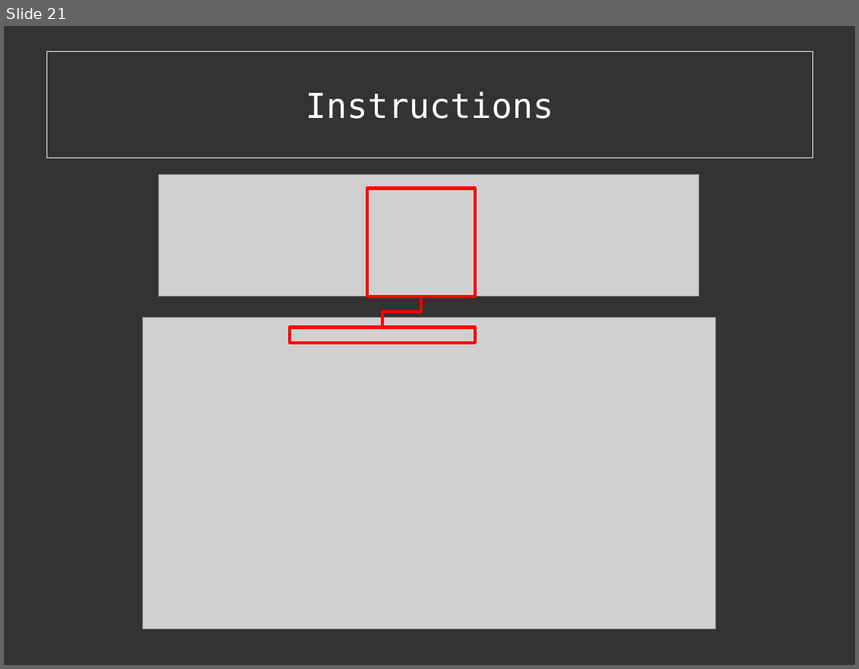
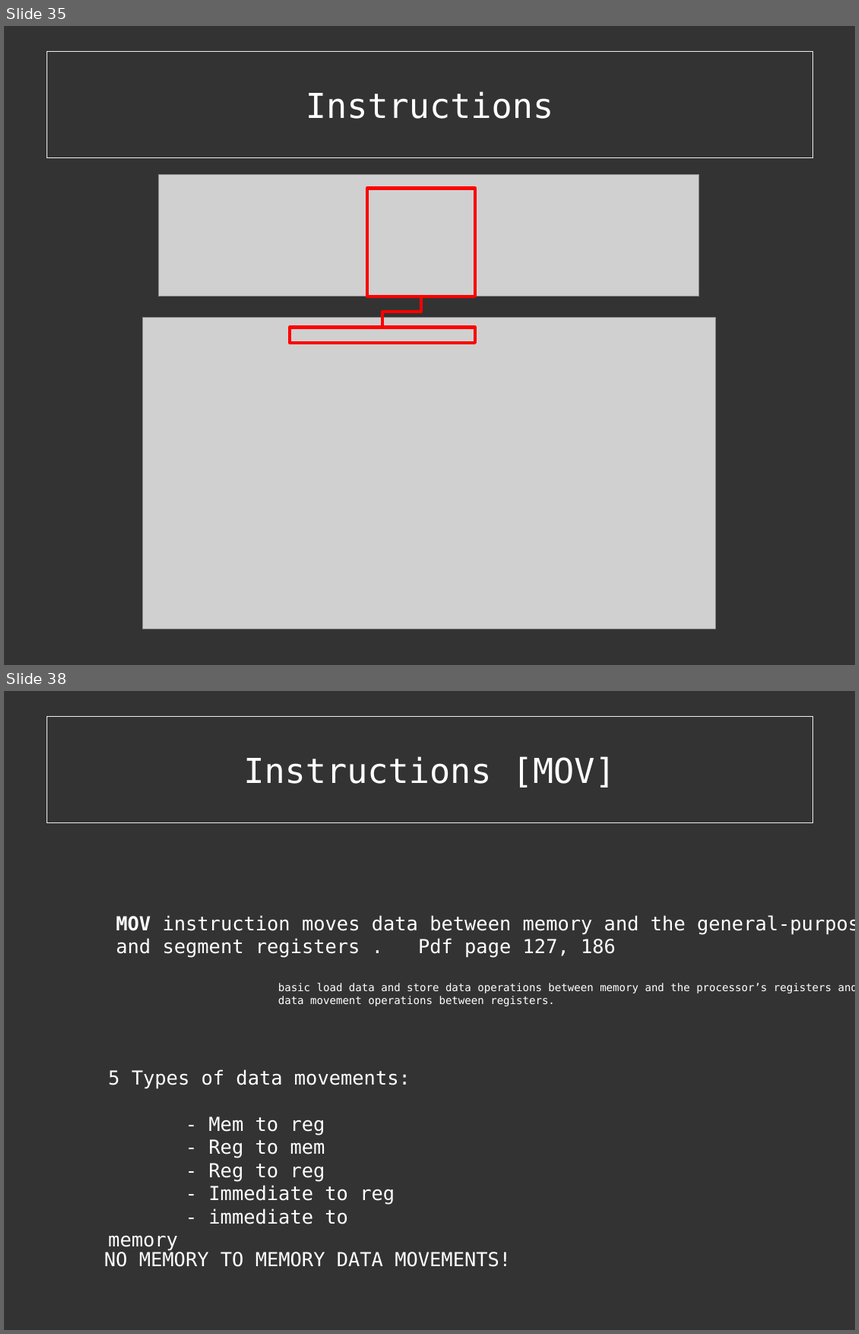
Before and after one commit to cExplr/Reversing_Basics, a slide deck: reversingBasics.odp. Shown one above the other, each under a label of ours: slide 21 before the commit, slides 35 and 38 after it; the slides between them are not shown. The pictures are 859x669 and 859x1334 pixels, drawn with LibreOffice and Linux fonts; fonts in the diff are those of the drawing; grey boxes stand for pictures. Boxes give left, top, right and bottom in pixels: in the first picture for what was removed or moved away, otherwise in the second. Text is boxed around its words. In the diff, an @@ line names an element or a change of style, - is before the commit and + after.

```diff
--- a/reversingBasics.odp
+++ b/reversingBasics.odp
@@ slide 38 added at <box>4,691,855,1330</box>, background #333333 @@
@@ rectangle added at <box>47,717,813,822</box>, fill #333333 at 40% opacity, outline #EEEEEE 0 pt, 32 pt, text #FFFFFF @@
+Instructions [MOV]
@@ text added at <box>116,915,855,958</box>, 18 pt, text #FFFFFF @@
+MOV instruction moves data between memory and the general-purpose
+and segment registers . Pdf page 127, 186
@@ text added at <box>278,983,855,1006</box>, 10 pt, text #FFFFFF @@
+basic load data and store data operations between memory and the processor’s registers and
+data movement operations between registers.
@@ text added at <box>108,1069,411,1225</box>, 18 pt, text #FFFFFF @@
+5 Types of data movements:
+- Mem to reg
+- Reg to mem
+- Reg to reg
+- Immediate to reg
+- immediate to memory
@@ text added at <box>104,1252,511,1267</box>, 18 pt, text #FFFFFF @@
+NO MEMORY TO MEMORY DATA MOVEMENTS!
@@ what was slide 21 is now slide 35 @@
```
Also in this commit, not shown: 3 slides changed, 34 other slides added, 1 slide removed, 15 other files.
